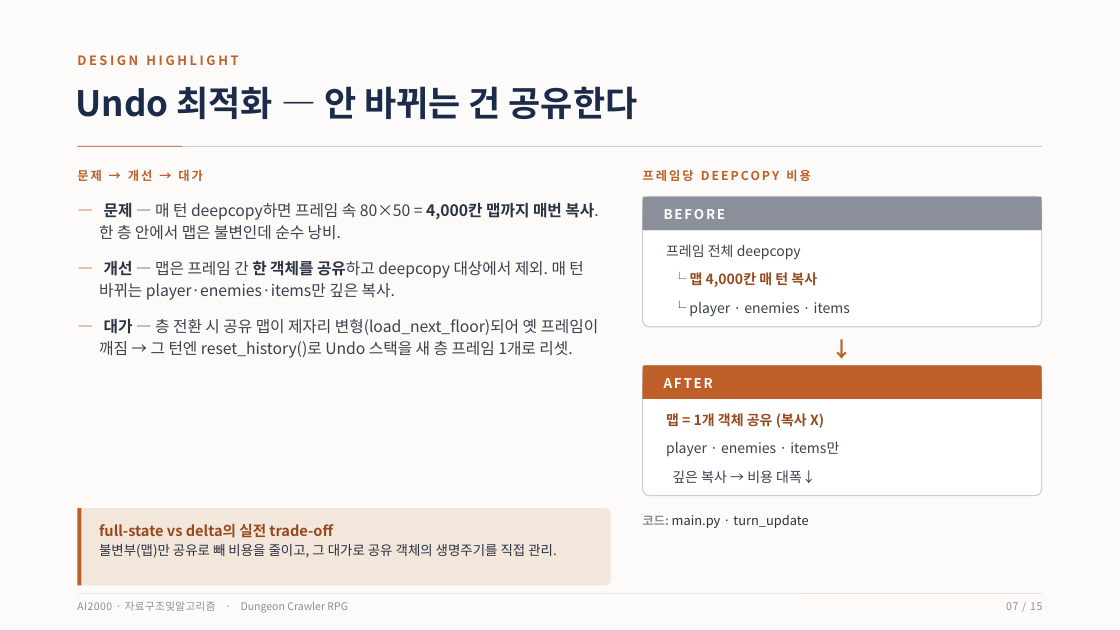
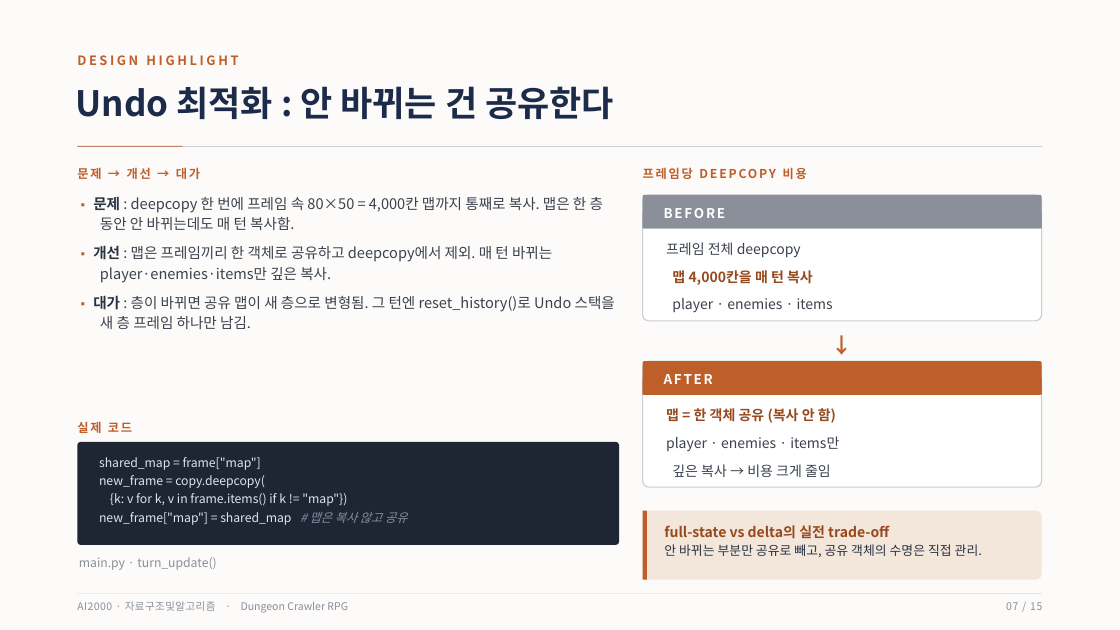
Before and after one commit to chcj5w0/DSA_Dungeon_Project, a slide deck: slide 7 of DSA_Project_평가발표.pptx. Drawn at 1120x630 pixels with LibreOffice and Linux fonts; fonts in the diff are those of the drawing. Boxes give left, top, right and bottom in pixels: in the first picture for what was removed or moved away, otherwise in the second. Text is boxed around its words. In the diff, an @@ line names an element or a change of style, - is before the commit and + after.

Commit message:
add pptx

```diff
--- a/DSA_Project_평가발표.pptx
+++ b/DSA_Project_평가발표.pptx
@@ text at [76,86,614,119]: text changed @@
-Undo 최적화 — 안 바뀌는 건 공유한다
+Undo 최적화 : 안 바뀌는 건 공유한다
@@ text "문제 → 개선 → 대가" at [77,167,200,179]: letter spacing 1.8 to 1.6 pt @@
@@ text "프레임당 DEEPCOPY 비용" at [643,167,807,179]: letter spacing 1.8 to 1.6 pt @@
@@ text at [93,196,615,329]: text changed; size 13.5 to 12.5 pt @@
-— 문제 — 매 턴 deepcopy하면 프레임 속 80×50 = 4,000칸 맵까지 매번 복사. 한 층 안에서 맵은 불변인데 순수 낭비.
-— 개선 — 맵은 프레임 간 한 객체를 공유하고 deepcopy 대상에서 제외. 매 턴 바뀌는 player·enemies·items만 깊은 복사.
-— 대가 — 층 전환 시 공유 맵이 제자리 변형(load_next_floor)되어 옛 프레임이 깨짐 → 그 턴엔 reset_history()로 Undo 스택을 새 층 프레임 1개로 리셋.
+▪ 문제 : deepcopy 한 번에 프레임 속 80×50 = 4,000칸 맵까지 통째로 복사. 맵은 한 층 동안 안 바뀌는데도 매 턴 복사함.
+▪ 개선 : 맵은 프레임끼리 한 객체로 공유하고 deepcopy에서 제외. 매 턴 바뀌는 player·enemies·items만 깊은 복사.
+▪ 대가 : 층이 바뀌면 공유 맵이 새 층으로 변형됨. 그 턴엔 reset_history()로 Undo 스택을 새 층 프레임 하나만 남김.
@@ rounded rectangle: place and size @@
-rounded rectangle at [643,197,1042,230]
+rounded rectangle at [643,195,1042,321]
@@ rounded rectangle at [643,195,1042,321]: fill #8A8F99 to #FFFFFF; outline none to #CBCED4 1 pt @@
@@ rounded rectangle: place and size @@
-rounded rectangle at [643,197,1042,327]
+rounded rectangle at [643,195,1042,229]
@@ rounded rectangle at [643,195,1042,229]: fill #FFFFFF to #8A8F99; outline #CBCED4 1 pt to none @@
@@ text at [672,298,833,313]: text changed @@
-└ player · enemies · items
+player · enemies · items
@@ text at [672,270,813,285]: text changed @@
-└ 맵 4,000칸 매 턴 복사
+맵 4,000칸을 매 턴 복사
@@ 3 texts, 1 rectangle: place and size @@
-3 texts, 1 rectangle at [643,334,1042,456]
+3 texts, 1 rectangle at [643,329,1042,451]
@@ rounded rectangle: place and size @@
-rounded rectangle at [643,365,1042,399]
+rounded rectangle at [643,361,1042,487]
@@ rounded rectangle at [643,361,1042,487]: fill #BE5F2A to #FFFFFF; outline none to #CBCED4 1 pt @@
@@ rounded rectangle: place and size @@
-rounded rectangle at [643,365,1042,496]
+rounded rectangle at [643,361,1042,395]
@@ rounded rectangle at [643,361,1042,395]: fill #FFFFFF to #BE5F2A; outline #CBCED4 1 pt to none @@
@@ text at [666,408,836,423]: text changed @@
-맵 = 1개 객체 공유 (복사 X)
+맵 = 한 객체 공유 (복사 안 함)
@@ rounded rectangle: place and size @@
-rounded rectangle at [77,508,611,586]
+rounded rectangle at [77,442,619,545]
@@ rounded rectangle at [77,442,619,545]: fill #F3E6DB to #1E2633; proportions changed @@
@@ text added at [77,421,132,433], 10.5 pt, text #BE5F2A, bold @@
+실제 코드
@@ text at [99,457,407,525]: text changed; size 11.5 to 10.5 pt; text colour #2A3342 to #DDE3EC @@
-full-state vs delta의 실전 trade-off
-불변부(맵)만 공유로 빼 비용을 줄이고, 그 대가로 공유 객체의 생명주기를 직접 관리.
+shared_map = frame["map"]
+new_frame = copy.deepcopy(
+{k: v for k, v in frame.items() if k != "map"})
+new_frame["map"] = shared_map # 맵은 복사 않고 공유
@@ text at [672,464,831,477]: text changed @@
-깊은 복사 → 비용 대폭↓
+깊은 복사 → 비용 크게 줄임
@@ rectangle: place and size @@
-rectangle at [77,508,82,586]
+rectangle at [643,511,647,580]
@@ rounded rectangle added at [643,511,1042,580], fill #F3E6DB @@
@@ text added at [664,525,982,557], 12 pt, text #97491E, bold @@
+full-state vs delta의 실전 trade-off
+안 바뀌는 부분만 공유로 빼고, 공유 객체의 수명은 직접 관리.
@@ text at [79,557,216,570]: text changed; size 11 to 10.5 pt; text colour #2A3342 to #8A8F99 @@
-코드: main.py · turn_update
+main.py · turn_update()
```
Also in this commit, not shown: 14 other slides changed, 10 other files.
